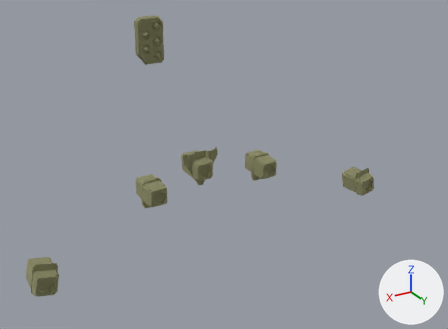
A saved change to the glTF model Assets/Models/GrasshopperWeapons.glb.
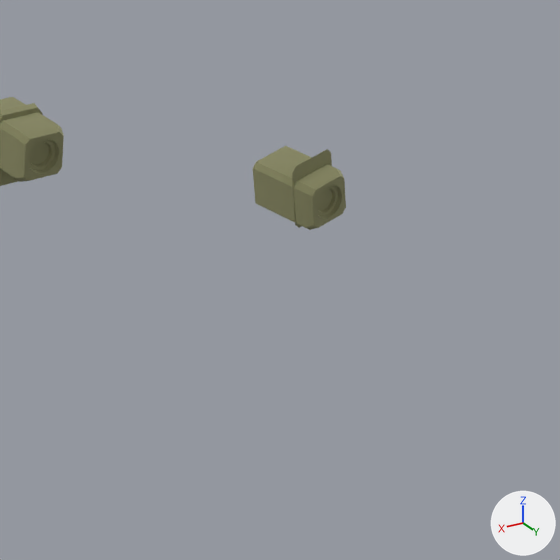
The first picture shows the older version from a camera (50 mm lens) standing at (1.15, 2.331, 2.889) and looking at (0.0, 0.413, 1.93). The close-ups show the older and then the newer version on the part from 57% to 100% of the width and 35% to 94% of the height of that picture. Only the edits that show in the close-ups are written down. Lighting does not change. The marker at lower right points along +X, +Y and +Z. Where no turn or scale is listed for an object, it has been applied to the vertices.

The older version as bpy lines, for what is in view:
```python
me_forearm_left_eh1_laser = bpy.data.meshes.new('Forearm_Left_EH1_Laser')
me_forearm_left_eh1_laser.from_pydata(...)  # 224 vertices, 428 faces; spans x -0.0508..0.0508, y -0.0649..0.0649, z -0.0625..0.0625
me_forearm_left_eh1_laser.materials.append(mat_grasshoppervariantolive)  # beige #b6b693
me_torso_left_eh1_laser = bpy.data.meshes.new('Torso_Left_EH1_Laser')
me_torso_left_eh1_laser.from_pydata(...)  # 136 vertices, 252 faces; spans x -0.0431..0.0431, y -0.0669..0.0669, z -0.0603..0.0603
me_torso_left_eh1_laser.materials.append(mat_grasshoppervariantolive)  # beige #b6b693
ob_forearm_left_eh1_laser = bpy.data.objects.new('Forearm_Left_EH1_Laser', me_forearm_left_eh1_laser)
ob_forearm_left_eh1_laser.location = (-0.742, 0.394, 1.685)
ob_torso_left_eh1_laser = bpy.data.objects.new('Torso_Left_EH1_Laser', me_torso_left_eh1_laser)
ob_torso_left_eh1_laser.location = (-0.256, 0.297, 1.82)
```
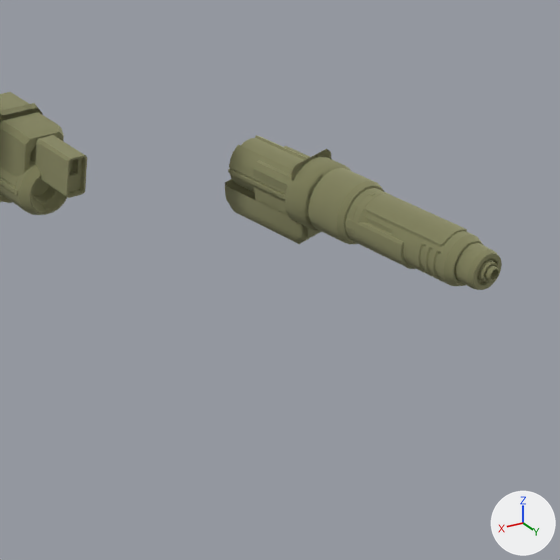
Where the change shows, as pixel boxes [x1, y1, x2, y2] in the close-ups (560 x 560 px):
'Forearm_Left_BH1_AC10', added (beige): after [225, 149, 502, 290]
'Forearm_Left_EH1_PPC', added (beige): after [228, 135, 388, 233]
'Torso_Left_EH1_Flamer', added (beige): after [0, 92, 87, 198]
'Torso_Left_EH1_PPC', added (beige): after [0, 104, 67, 215]
'Forearm_Left_BH1_AC2', added: after [226, 150, 499, 282]
'Forearm_Left_BH1_AC5', added (mostly hidden): after [226, 149, 495, 283]
'Forearm_Left_BH1_MG', added (mostly hidden): after [227, 186, 306, 238]
'Forearm_Left_EH1_Laser', unchanged, covered by the edit: before [253, 146, 346, 230]; after [253, 146, 331, 229]

What the commit changed:
Mesh me_torso_left_eh1_ppc is new.
It has 474 vertices, 758 faces and spans x -0.051..0.051, y -0.156..0.156, z -0.094..0.094.
It uses material mat_grasshoppervariantolive (beige #b6b693).
Mesh me_torso_left_eh1_flamer is new.
It has 128 vertices, 236 faces and spans x -0.043..0.043, y -0.113..0.113, z -0.06..0.06.
It uses material mat_grasshoppervariantolive (beige #b6b693).
Mesh me_forearm_left_eh1_ppc is new.
It has 472 vertices, 760 faces and spans x -0.057..0.057, y -0.157..0.157, z -0.077..0.077.
It uses material mat_grasshoppervariantolive (beige #b6b693).
Mesh me_forearm_left_bh1_mg is new.
It has 322 vertices, 582 faces and spans x -0.057..0.057, y -0.228..0.228, z -0.077..0.077.
It uses material mat_grasshoppervariantolive (beige #b6b693).
Mesh me_forearm_left_bh1_ac5 is new.
It has 840 vertices, 1362 faces and spans x -0.057..0.057, y -0.254..0.254, z -0.077..0.077.
It uses material mat_grasshoppervariantolive (beige #b6b693).
Mesh me_forearm_left_bh1_ac2 is new.
It has 840 vertices, 1362 faces and spans x -0.057..0.057, y -0.26..0.26, z -0.077..0.077.
It uses material mat_grasshoppervariantolive (beige #b6b693).
Mesh me_forearm_left_bh1_ac10 is new.
It has 650 vertices, 1152 faces and spans x -0.058..0.058, y -0.255..0.255, z -0.078..0.078.
It uses material mat_grasshoppervariantolive (beige #b6b693).
Object 'Torso_Left_EH1_PPC' (ob_torso_left_eh1_ppc) is new; it shows me_torso_left_eh1_ppc.
Its location is (-0.257, 0.226, 1.786).
Object 'Torso_Left_EH1_Flamer' (ob_torso_left_eh1_flamer) is new; it shows me_torso_left_eh1_flamer.
Its location is (-0.256, 0.334, 1.82).
Object 'Forearm_Left_EH1_PPC' (ob_forearm_left_eh1_ppc) is new; it shows me_forearm_left_eh1_ppc.
Its location is (-0.744, 0.416, 1.67).
Object 'Forearm_Left_BH1_MG' (ob_forearm_left_bh1_mg) is new; it shows me_forearm_left_bh1_mg.
Its location is (-0.744, 0.487, 1.67).
Object 'Forearm_Left_BH1_AC5' (ob_forearm_left_bh1_ac5) is new; it shows me_forearm_left_bh1_ac5.
Its location is (-0.744, 0.513, 1.67).
Object 'Forearm_Left_BH1_AC2' (ob_forearm_left_bh1_ac2) is new; it shows me_forearm_left_bh1_ac2.
Its location is (-0.744, 0.519, 1.67).
Object 'Forearm_Left_BH1_AC10' (ob_forearm_left_bh1_ac10) is new; it shows me_forearm_left_bh1_ac10.
Its location is (-0.744, 0.511, 1.67).
